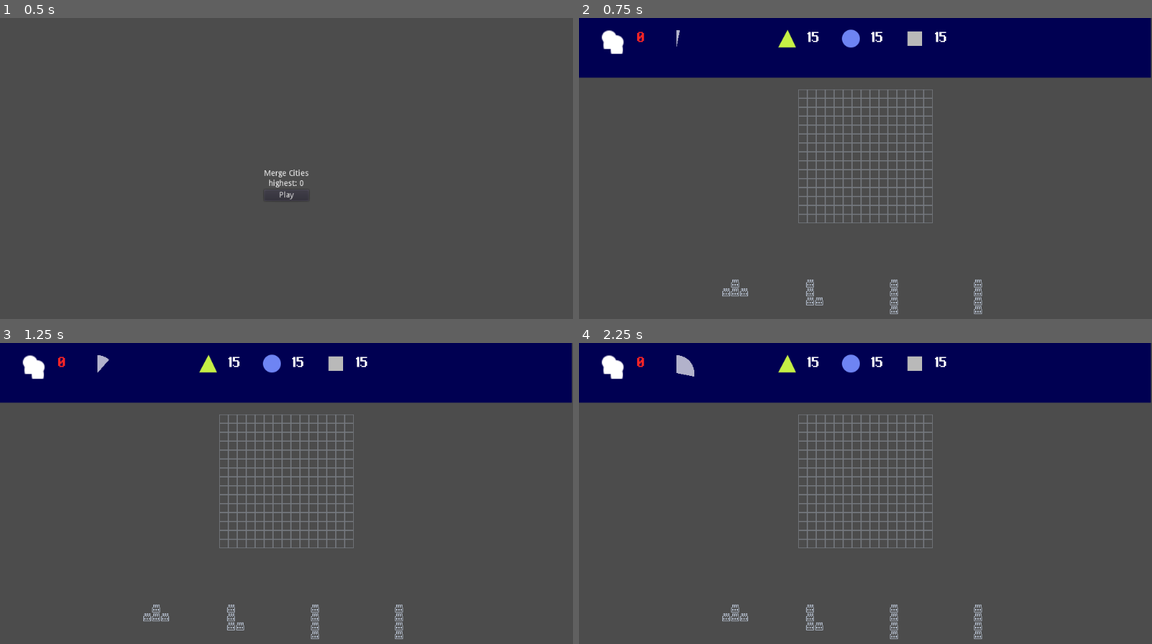
Above: before the commit, frames 1-4 (two rows, left to right).
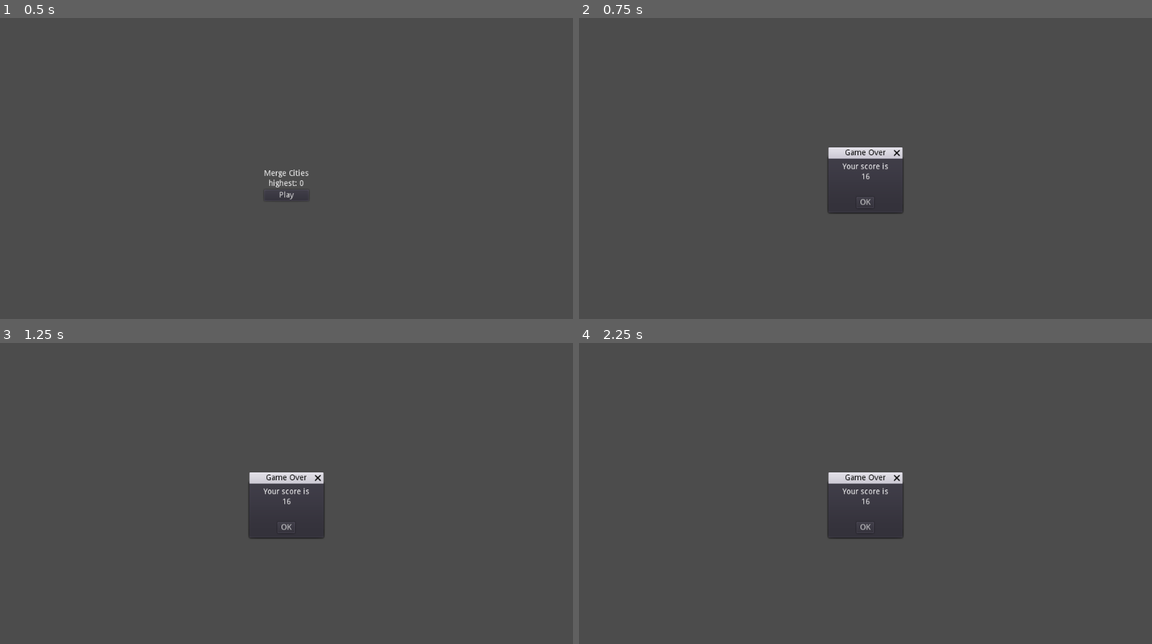
Above: after the commit, the same moments.

Repository: T4g1/gd-wildjam13
Game: Godot game, scene res://main.tscn
Two runs of this game, one before a commit and one after it. Both use one fixed random seed, a clock stepped at 60 frames per second and the inputs below.
Inputs (mouse positions are in pixels of both pictures, inside the frame that each line leads up to):
- Up to frame 1 (0.5 s): no input
- Up to frame 2 (0.75 s): click "Play" at 0.5 s
- Up to frame 3 (1.25 s): no input
- Up to frame 4 (2.25 s): click (865, 526) at 1.25 s, where only the run after the commit has a clickable "OK"; click (865, 520) at 2 s, where only the run after the commit has a clickable "Play"

Frame 1 is identical in both runs. In frame 2, 24% of the frame differs, in the area x 0-100%, y 0-99%; in frame 3, 24%; in frame 4, 24%.

Commit message:
[add] Endgame popup

Diff:
--- a/main.gd
+++ b/main.gd
@@ -4,14 +4,20 @@
 
 func _on_play():
 	$Introduction.visible = false
-	$Game.visible = true
+	$GameOver.visible = true
 
-	$Game.start_game()
+	#$Game.start_game()
 
 func _on_game_over(score):
 	if score > highest:
 		highest = score
 		$Introduction.set_highest(score)
 
+	$Introduction.visible = false
+	$Game.visible = false
+	$GameOver.visible = true
+
+func _on_popup_hide():
 	$Introduction.visible = true
 	$Game.visible = false
+	$GameOver.visible = false
--- a/main.tscn
+++ b/main.tscn
@@ -1,8 +1,9 @@
-[gd_scene load_steps=4 format=2]
+[gd_scene load_steps=5 format=2]
 
 [ext_resource path="res://main.gd" type="Script" id=1]
 [ext_resource path="res://scenes/Introduction/introduction.tscn" type="PackedScene" id=2]
 [ext_resource path="res://scenes/Game/game.tscn" type="PackedScene" id=3]
+[ext_resource path="res://scenes/GameOver/GameOver.tscn" type="PackedScene" id=4]
 
 [node name="Menus" type="Control"]
 anchor_right = 1.0
@@ -16,5 +17,10 @@
 [node name="Game" parent="." instance=ExtResource( 3 )]
 visible = false
 mouse_filter = 2
+
+[node name="GameOver" parent="." instance=ExtResource( 4 )]
+visible = false
 [connection signal="play" from="Introduction" to="." method="_on_play"]
 [connection signal="game_over" from="Game" to="." method="_on_game_over"]
+[connection signal="confirmed" from="GameOver" to="." method="_on_popup_hide"]
+[connection signal="popup_hide" from="GameOver" to="." method="_on_popup_hide"]
--- /dev/null
+++ b/scenes/GameOver/GameOver.gd
@@ -0,0 +1,6 @@
+extends Popup
+
+signal close
+
+func _on_close():
+	emit_signal("close")
--- /dev/null
+++ b/scenes/GameOver/GameOver.tscn
@@ -0,0 +1,32 @@
+[gd_scene format=2]
+
+[node name="GameOver" type="AcceptDialog"]
+visible = true
+anchor_left = 0.5
+anchor_top = 0.5
+anchor_right = 0.5
+anchor_bottom = 0.5
+margin_left = -66.0
+margin_top = -48.5
+margin_right = 66.0
+margin_bottom = 48.5
+window_title = "Game Over"
+
+[node name="VBoxContainer" type="VBoxContainer" parent="."]
+margin_left = 8.0
+margin_top = 8.0
+margin_right = 124.0
+margin_bottom = 61.0
+
+[node name="Label" type="Label" parent="VBoxContainer"]
+margin_right = 116.0
+margin_bottom = 14.0
+text = "Your score is"
+align = 1
+
+[node name="Score" type="Label" parent="VBoxContainer"]
+margin_top = 18.0
+margin_right = 116.0
+margin_bottom = 32.0
+text = "16"
+align = 1
